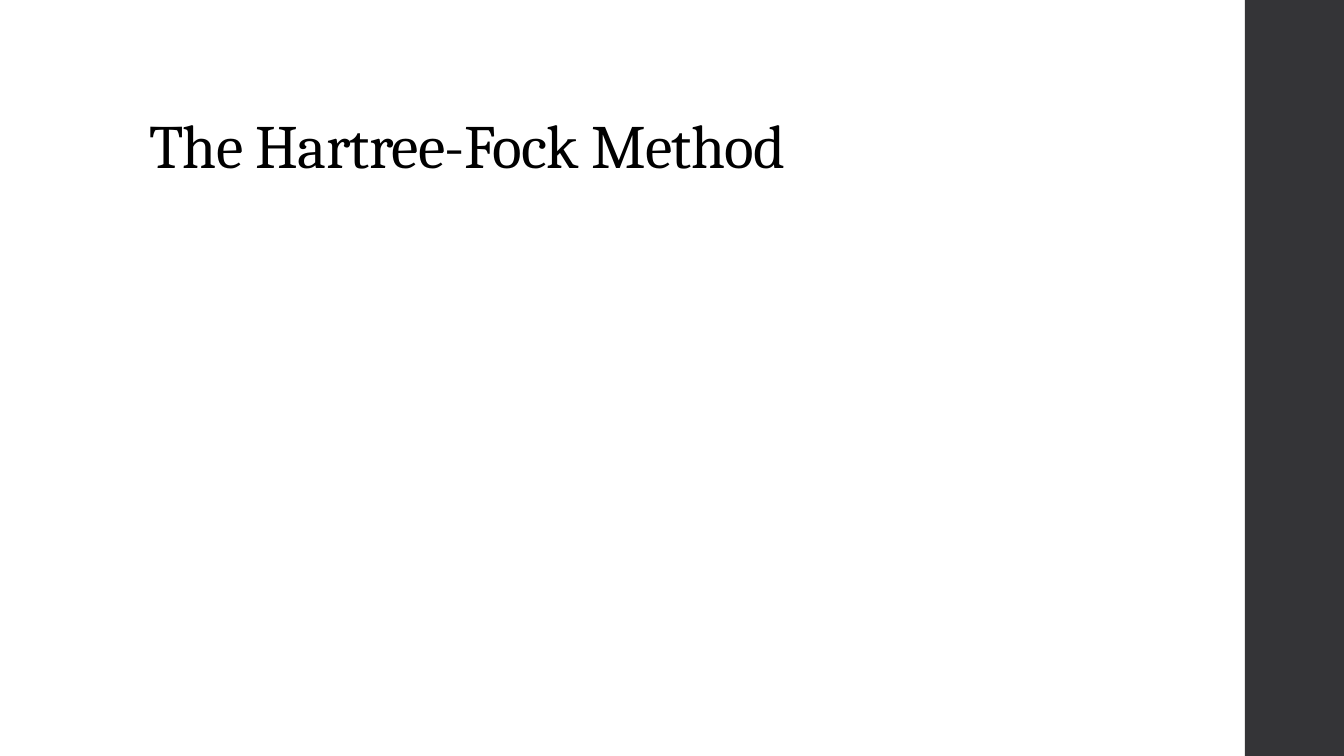
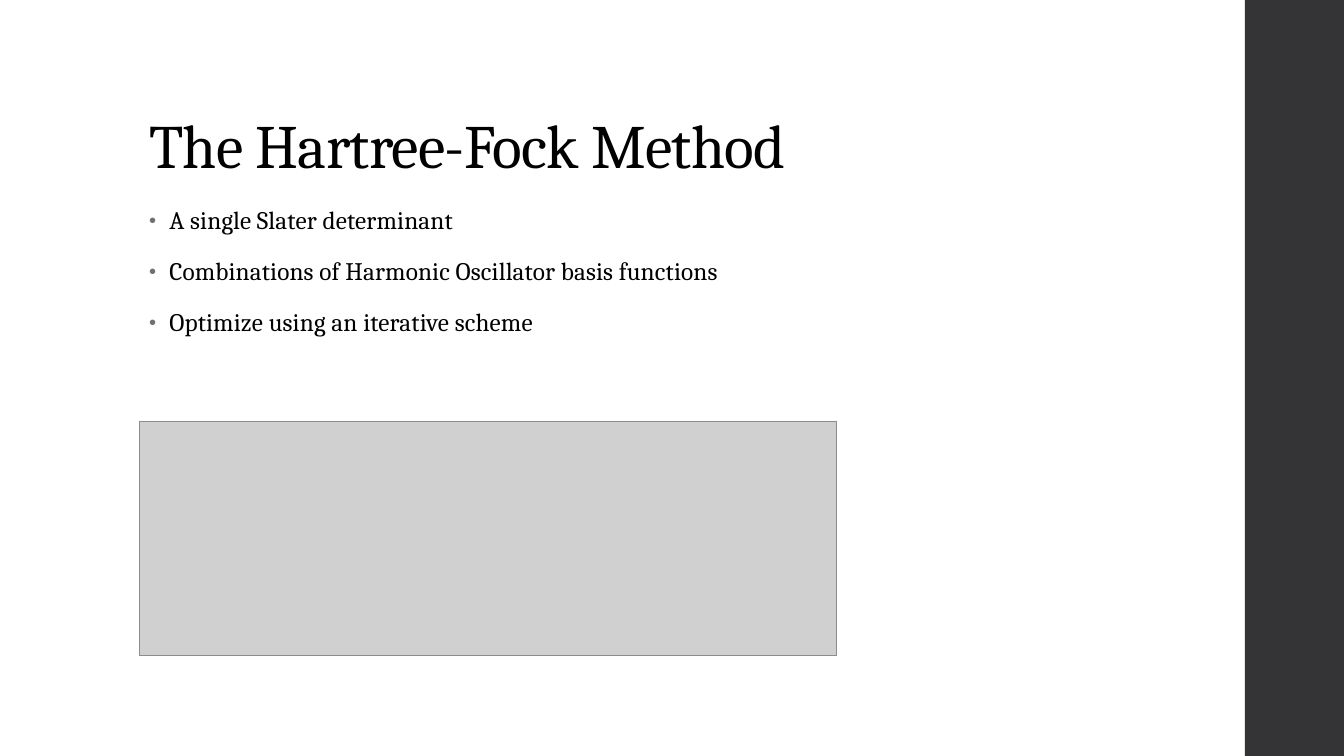
Before and after one commit to KarlHenrik/ComputationalPhysicsMaster, a slide deck: slide 6 of Thesis/Thesis Presentation.pptx (slide 7 before the commit). Drawn at 1344x756 pixels with LibreOffice and Linux fonts; fonts in the diff are those of the drawing; grey boxes stand for pictures. Boxes give left, top, right and bottom in pixels: in the first picture for what was removed or moved away, otherwise in the second. Text is boxed around its words. In the diff, an @@ line names an element or a change of style, - is before the commit and + after.

```diff
--- a/Thesis/Thesis Presentation.pptx
+++ b/Thesis/Thesis Presentation.pptx
@@ text added at (x1=169, y1=211, x2=718, y2=337), 18 pt, text #000000 @@
+• A single Slater determinant
+• Combinations of Harmonic Oscillator basis functions
+• Optimize using an iterative scheme
@@ picture added at (x1=139, y1=421, x2=836, y2=655) @@
```
Also in this commit, not shown: 5 other slides changed, 2 slides added, 2 slides removed, 3 other files.
